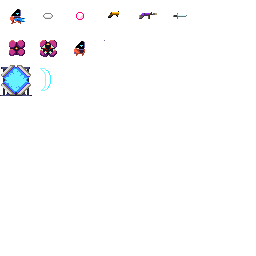
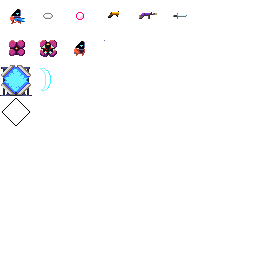
Comparing the layer stacks of the two 256x256 images. Changes:
added layer "多边形 1" above "图层 3 拷贝 2" over [2, 98, 30, 126]
